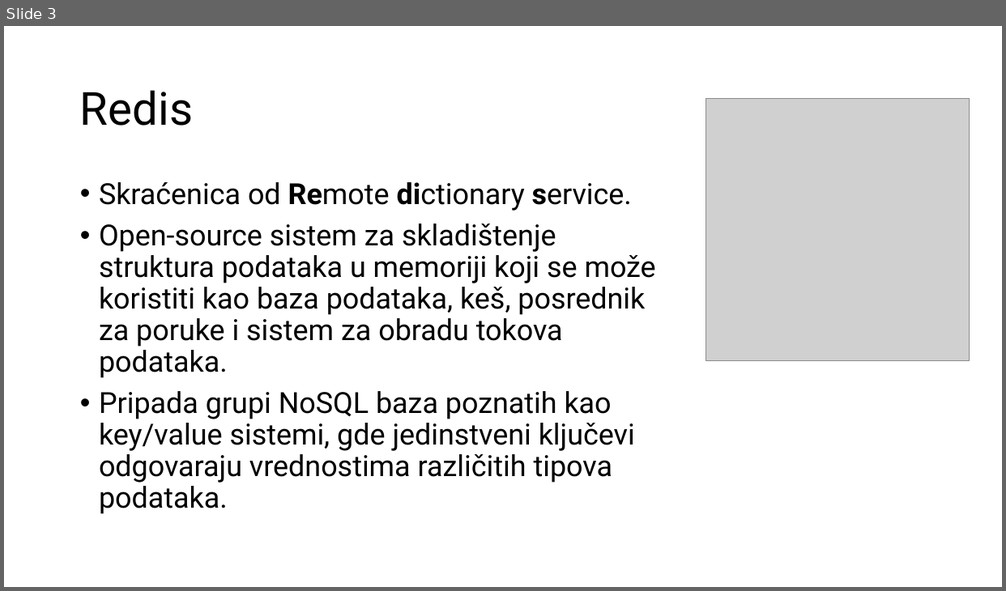
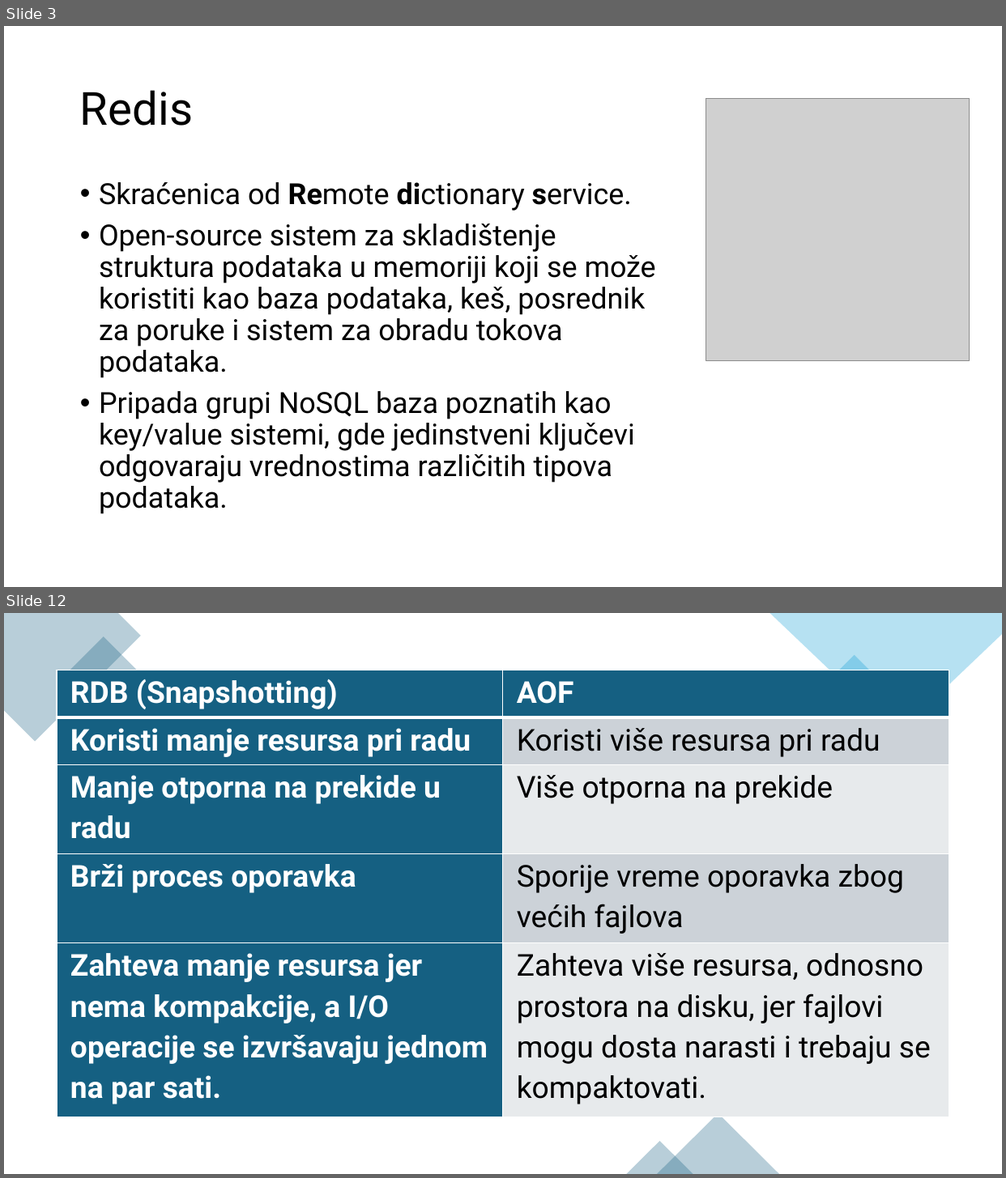
Before and after one commit to radisa-markovic/redis-mongodb-imdb-vs-ondisk, a slide deck: Redis i Mongo.pptx. Shown one above the other, each under a label of ours: slide 3 before the commit, slides 3 and 12 after it; the slides between them are not shown. The pictures are 1006x591 and 1006x1178 pixels, drawn with LibreOffice and Linux fonts; fonts in the diff are those of the drawing; grey boxes stand for pictures. Boxes give left, top, right and bottom in pixels: in the first picture for what was removed or moved away, otherwise in the second. Text is boxed around its words. In the diff, an @@ line names an element or a change of style, - is before the commit and + after.

```diff
--- a/Redis i Mongo.pptx
+++ b/Redis i Mongo.pptx
@@ slide 12 added at <box>4,613,1002,1174</box>, background #FFFFFF @@
@@ freeform shape added at <box>4,613,141,742</box>, fill #156082 at 30% opacity @@
@@ rectangle added at <box>66,636,142,712</box>, fill #156082 at 30% opacity @@
@@ freeform shape added at <box>769,613,1002,735</box>, fill #0F9ED5 at 30% opacity @@
@@ rectangle added at <box>814,655,893,735</box>, fill #0F9ED5 at 30% opacity @@
@@ table added at <box>57,670,949,1117</box>, 5 rows, 2 columns @@
+RDB (Snapshotting) | AOF
+Koristi manje resursa pri radu | Koristi više resursa pri radu
+Manje otporna na prekide u radu | Više otporna na prekide
+Brži proces oporavka | Sporije vreme oporavka zbog većih fajlova
+Zahteva manje resursa jer nema kompakcije, a I/O operacije se izvršavaju jednom na par sati. | Zahteva više resursa, odnosno prostora na disku, jer fajlovi mogu dosta narasti i trebaju se kompaktovati.
@@ triangle added at <box>657,1114,779,1174</box>, fill #156082 at 30% opacity @@
@@ triangle added at <box>627,1142,693,1174</box>, fill #156082 at 30% opacity @@
```
Also in this commit, not shown: 1 slide changed, 8 other slides added.
